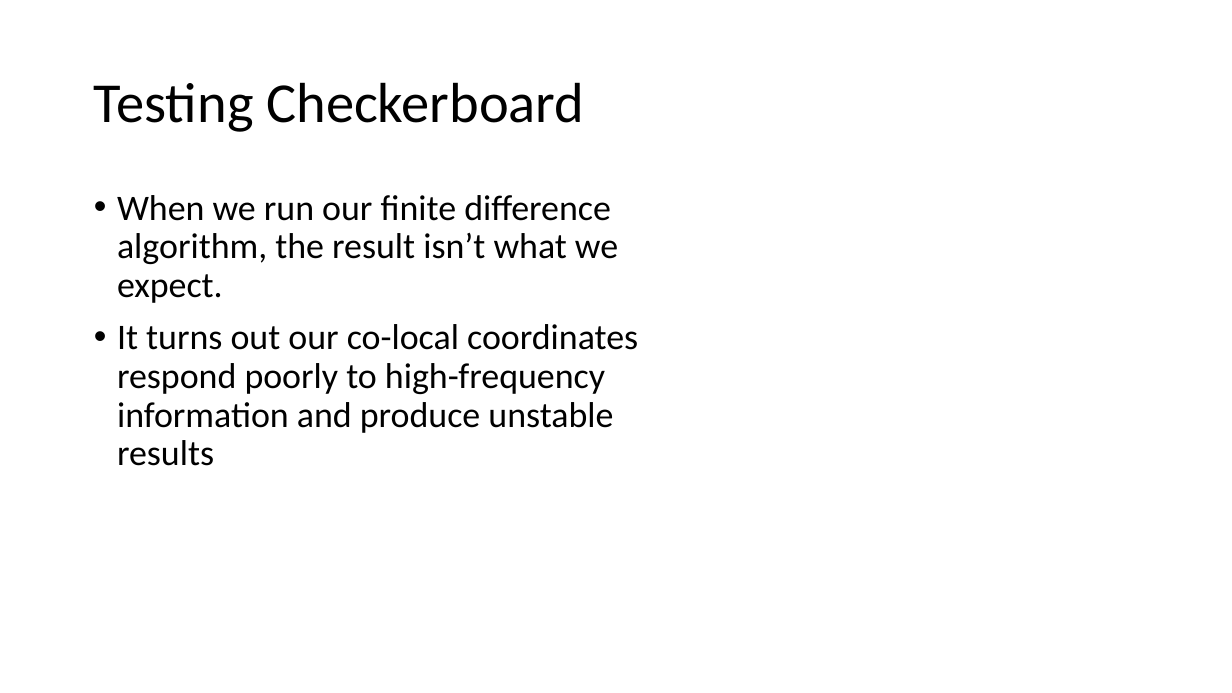
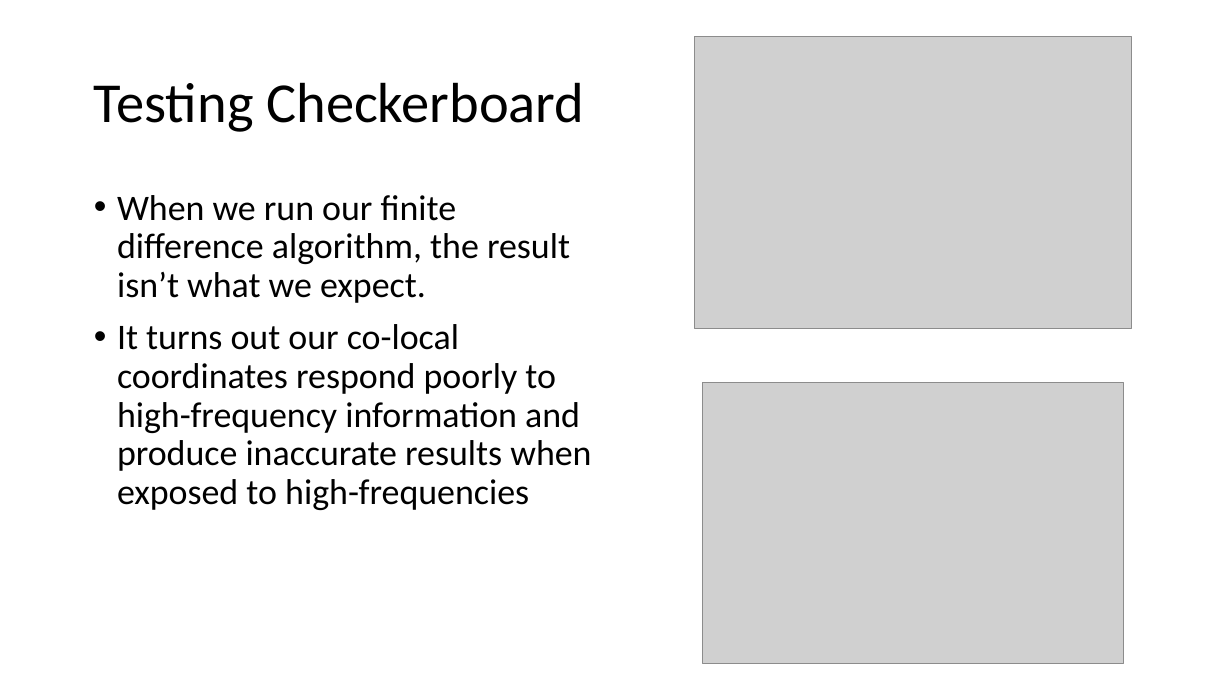
Before and after one commit to Tsintsuntsini/PHYS_581, a slide deck: slide 8 of Presentation3/Staggered Grids.pptx. Drawn at 1232x693 pixels with LibreOffice and Linux fonts; fonts in the diff are those of the drawing; grey boxes stand for pictures. Boxes give left, top, right and bottom in pixels: in the first picture for what was removed or moved away, otherwise in the second. Text is boxed around its words. In the diff, an @@ line names an element or a change of style, - is before the commit and + after.

```diff
--- a/Presentation3/Staggered Grids.pptx
+++ b/Presentation3/Staggered Grids.pptx
@@ picture added at [695, 37, 1132, 328] @@
@@ text at [117, 324, 591, 510]: text changed @@
-• It turns out our co-local coordinates respond poorly to high-frequency information and produce unstable results
+• It turns out our co-local coordinates respond poorly to high-frequency information and produce inaccurate results when exposed to high-frequencies
@@ picture added at [703, 383, 1124, 664] @@
```
Also in this commit, not shown: 6 other slides changed, 4 other files.
